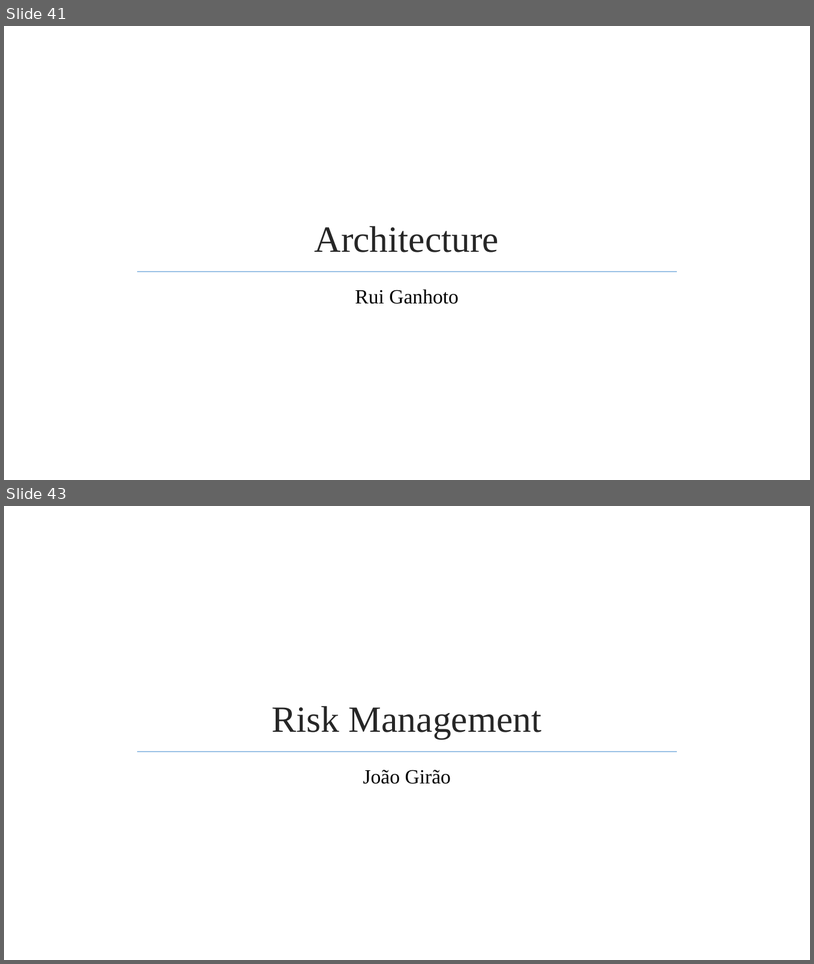
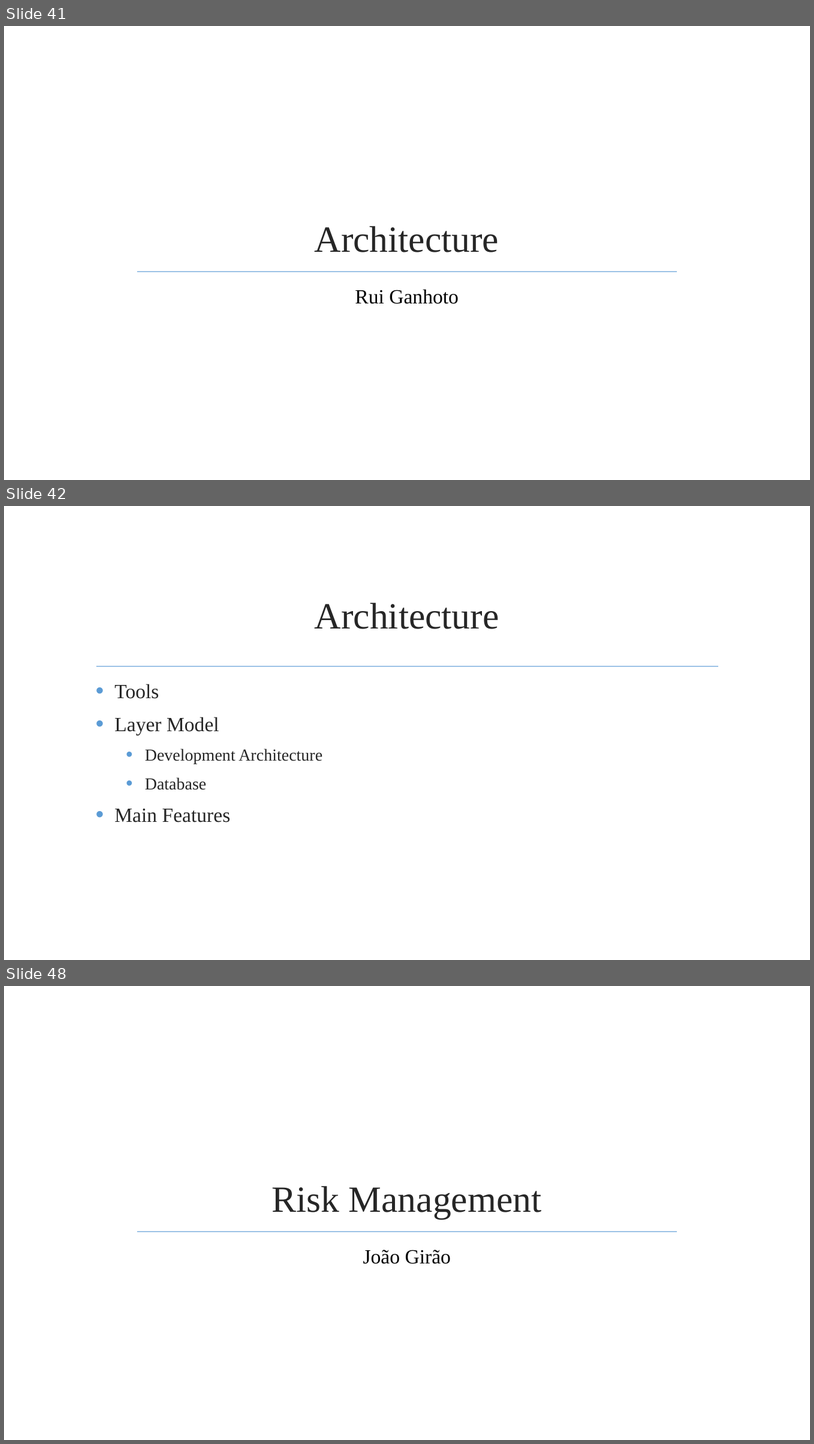
Before and after one commit to jmgirao/projetosoftware1213, a slide deck: Final Presentation/Presentation.pptx. Shown one above the other, each under a label of ours: slides 41 and 43 before the commit, slides 41, 42 and 48 after it; the slides between them are not shown. The pictures are 814x964 and 814x1444 pixels, drawn with LibreOffice and Linux fonts; fonts in the diff are those of the drawing; background and template pictures are left out. Boxes give left, top, right and bottom in pixels: in the first picture for what was removed or moved away, otherwise in the second. Text is boxed around its words. In the diff, an @@ line names an element or a change of style, - is before the commit and + after.

```diff
--- a/Final Presentation/Presentation.pptx
+++ b/Final Presentation/Presentation.pptx
@@ slide 42 added at (4, 506, 810, 960), background picture (left out) @@
@@ title added at (315, 603, 499, 629), 44 pt, text #262626 @@
+Architecture
@@ line added from (96, 666) to (719, 666), #9DC3E6 1.25 pt @@
@@ text added at (114, 684, 323, 822), 20 pt, text #262626 @@
+• Tools
+• Layer Model
+  • Development Architecture
+  • Database
+• Main Features
@@ what was slide 43 is now slide 48 @@
```
Also in this commit, not shown: 1 slide changed, 5 other slides added, 1 slide removed.
